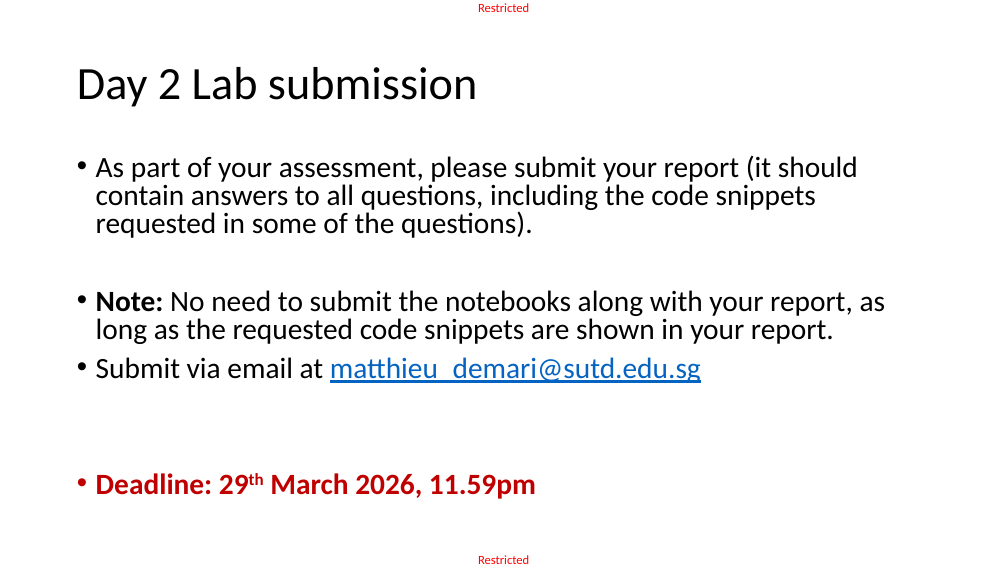
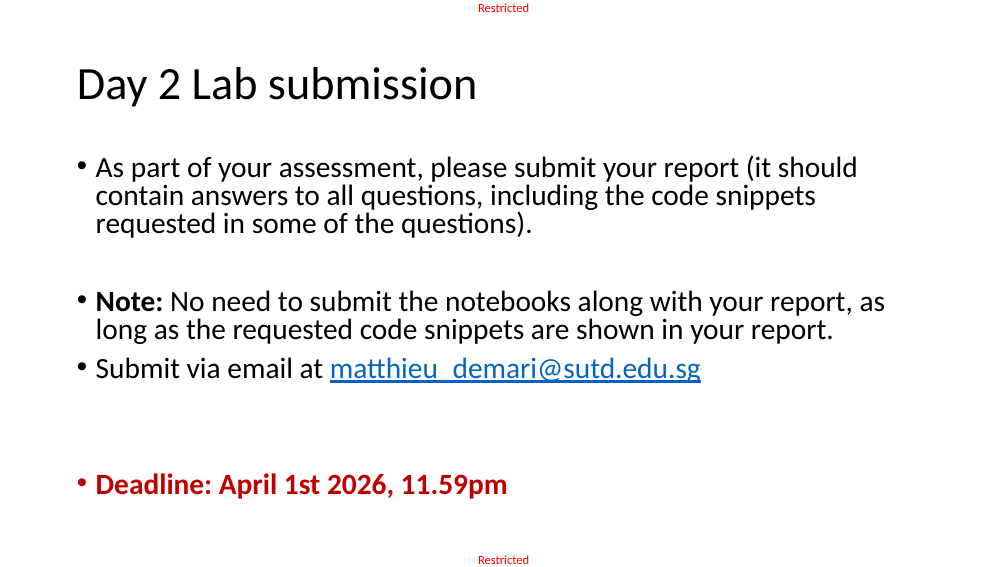
Before and after one commit to matthieudemari/SUTD_ACAD_DL-CV, a slide deck: slide 2 of Day 2 Part 4/D2P4.pptx. Drawn at 1008x567 pixels with LibreOffice and Linux fonts; fonts in the diff are those of the drawing. Boxes give left, top, right and bottom in pixels: in the first picture for what was removed or moved away, otherwise in the second. Text is boxed around its words. In the diff, an @@ line names an element or a change of style, - is before the commit and + after.

```diff
--- a/Day 2 Part 4/D2P4.pptx
+++ b/Day 2 Part 4/D2P4.pptx
@@ text at box(96, 473, 508, 499): text changed @@
-• Deadline: 29th March 2026, 11.59pm
+• Deadline: April 1st 2026, 11.59pm
```
Also in this commit, not shown: 19 other files.
